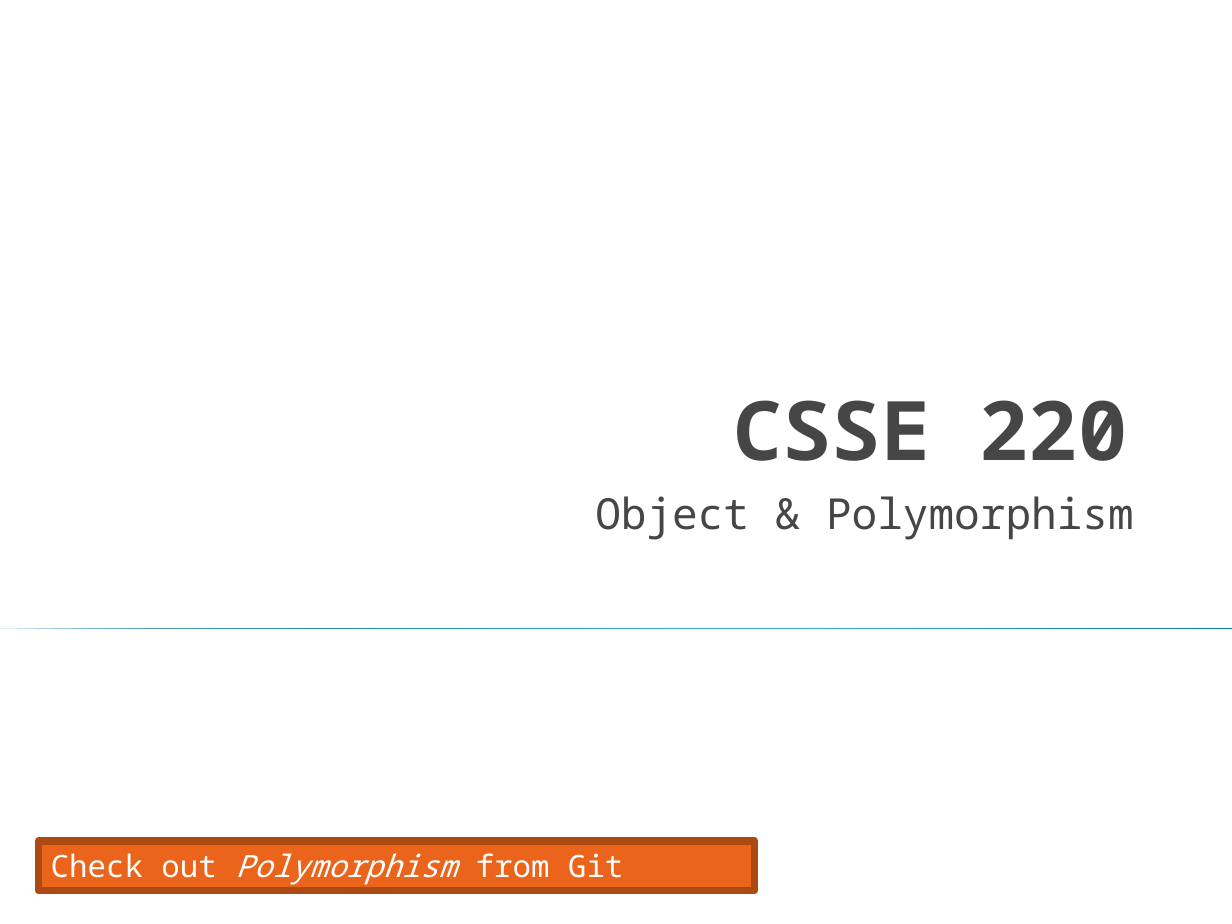
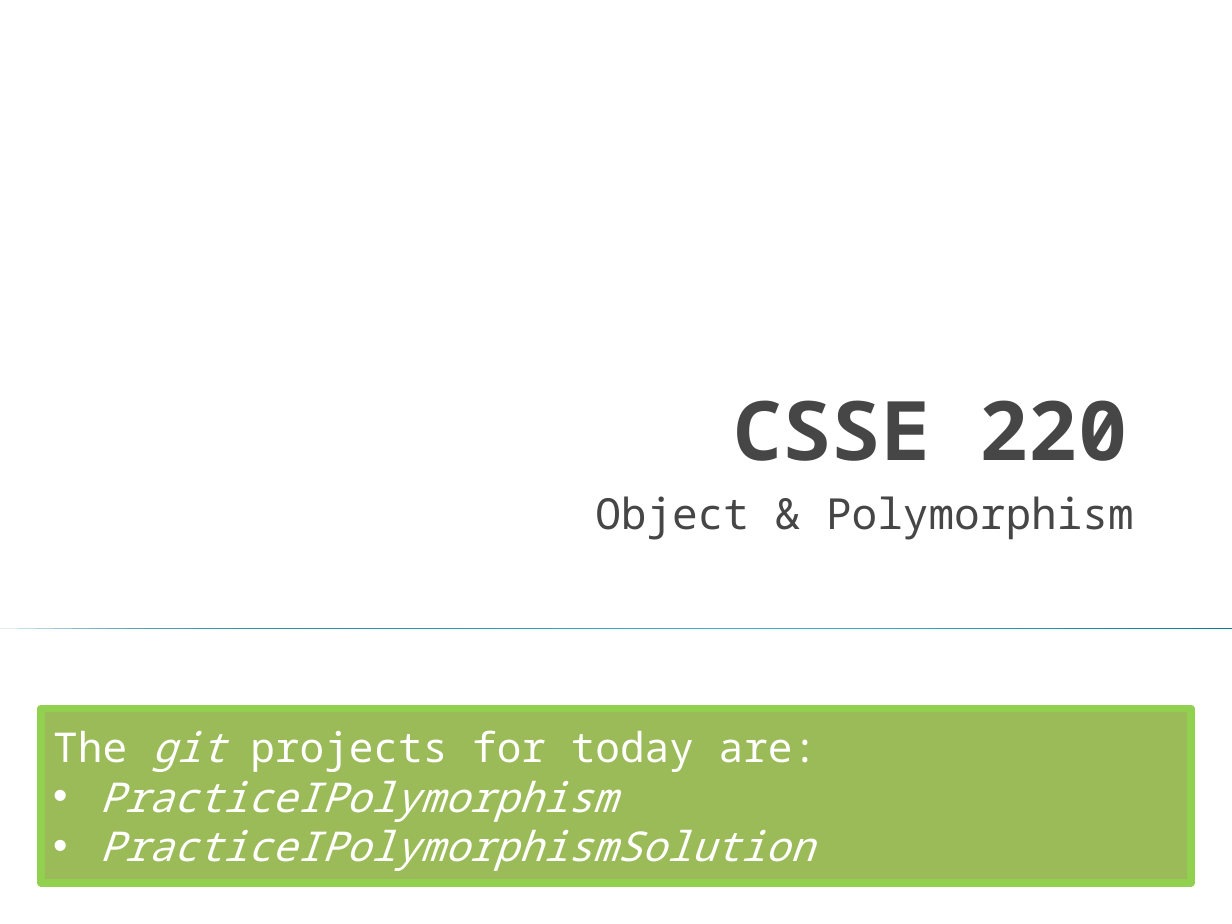
Before and after one commit to RHIT-CSSE/csse220, a slide deck: slide 1 of ClassMaterials/Polymorphism/Slides/Polymorphism.pptx. Drawn at 1232x924 pixels with LibreOffice and Linux fonts; fonts in the diff are those of the drawing. Boxes give left, top, right and bottom in pixels: in the first picture for what was removed or moved away, otherwise in the second. Text is boxed around its words. In the diff, an @@ line names an element or a change of style, - is before the commit and + after.

```diff
--- a/ClassMaterials/Polymorphism/Slides/Polymorphism.pptx
+++ b/ClassMaterials/Polymorphism/Slides/Polymorphism.pptx
@@ rectangle added at [41,708,1190,883], fill #9BBB59, outline #92D050 4.33 pt, 24 pt, text #FFFFFF, italic @@
+The git projects for today are:
+• PracticeIPolymorphism
+• PracticeIPolymorphismSolution
@@ rectangle removed at [38,841,754,891] @@
-Check out Polymorphism from Git
```
Also in this commit, not shown: 18 other files.
